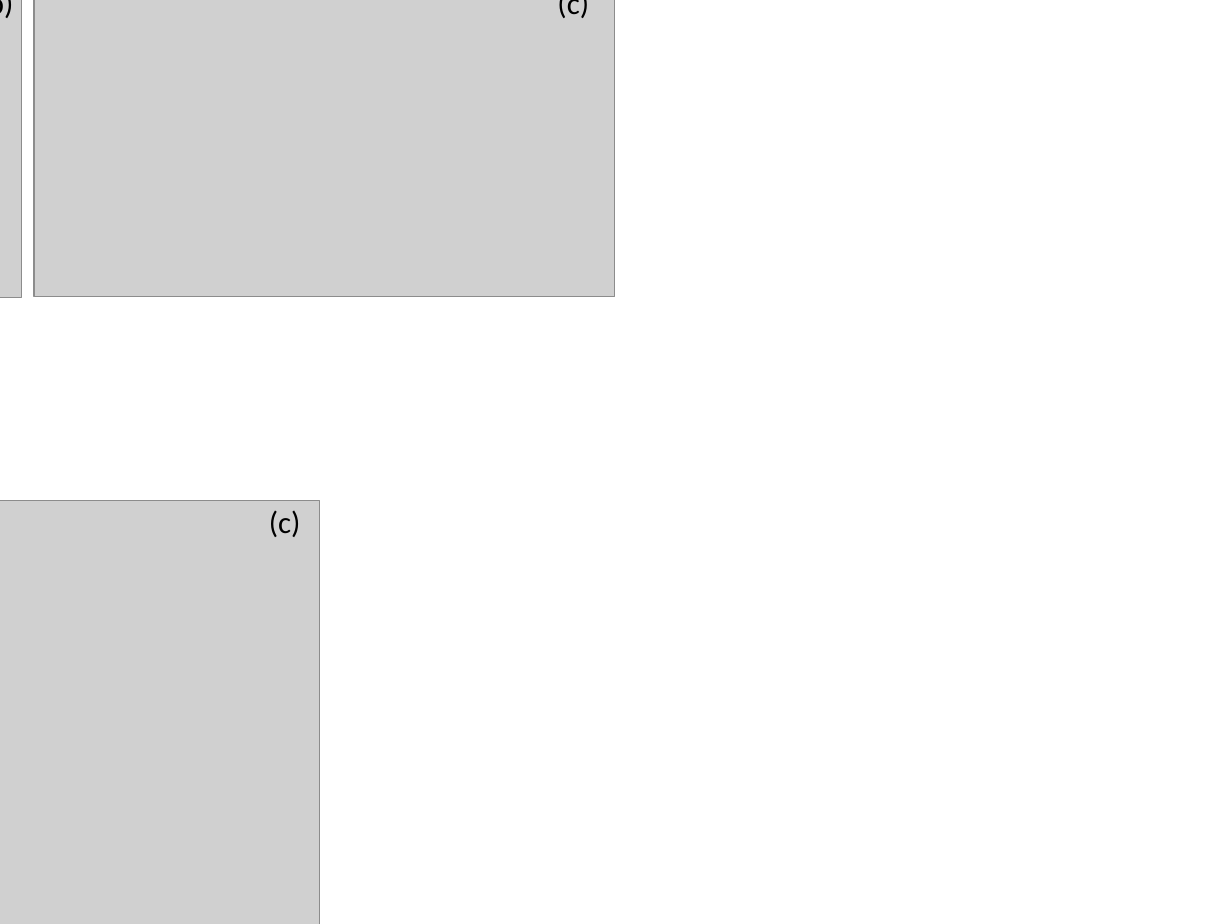
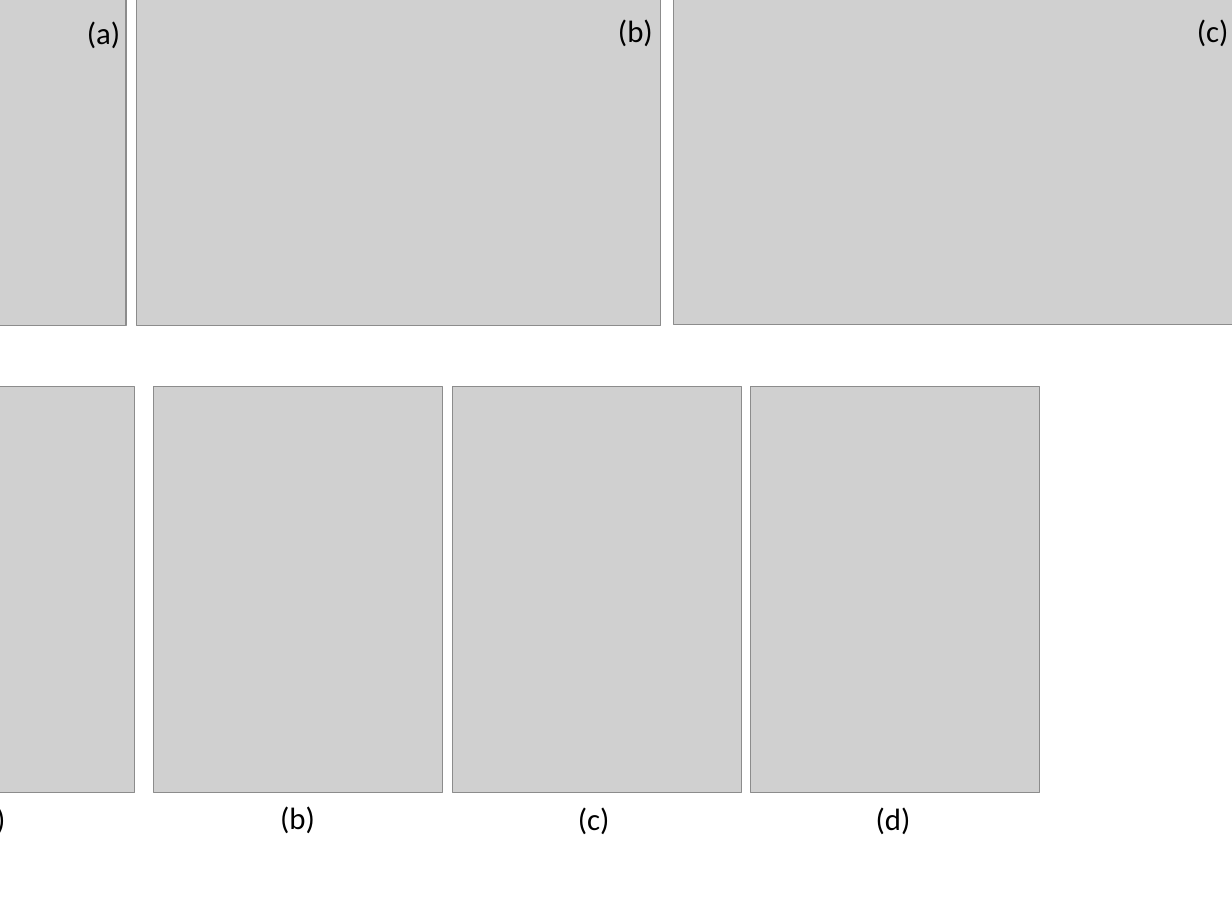
Before and after one commit to czheng45/ME4451, a slide deck: slide 1 of report_figs/figsedit.pptx. Drawn at 1232x924 pixels with LibreOffice and Linux fonts; fonts in the diff are those of the drawing; grey boxes stand for pictures; background and template pictures are left out. Boxes give left, top, right and bottom in pixels: in the first picture for what was removed or moved away, otherwise in the second. Text is boxed around its words. In the diff, an @@ line names an element or a change of style, - is before the commit and + after.

Commit message:
More presentation figures

```diff
--- a/report_figs/figsedit.pptx
+++ b/report_figs/figsedit.pptx
@@ picture added at (x1=0, y1=0, x2=126, y2=326) @@
@@ text added at (x1=87, y1=21, x2=120, y2=48), 18 pt, text #000000 @@
+(a)
@@ 2 pictures, 2 texts moved together from (x1=0, y1=0, x2=615, y2=298) to (x1=137, y1=0, x2=1232, y2=326) @@
@@ picture removed at (x1=0, y1=500, x2=319, y2=924) @@
@@ text "(c)" moved from (x1=269, y1=510, x2=301, y2=537) to (x1=578, y1=807, x2=610, y2=834) @@
@@ group added at (x1=0, y1=387, x2=1039, y2=843): 4 pictures, 3 texts @@
+(a)
+(b)
+(d)
```
Also in this commit, not shown: 6 other files.
